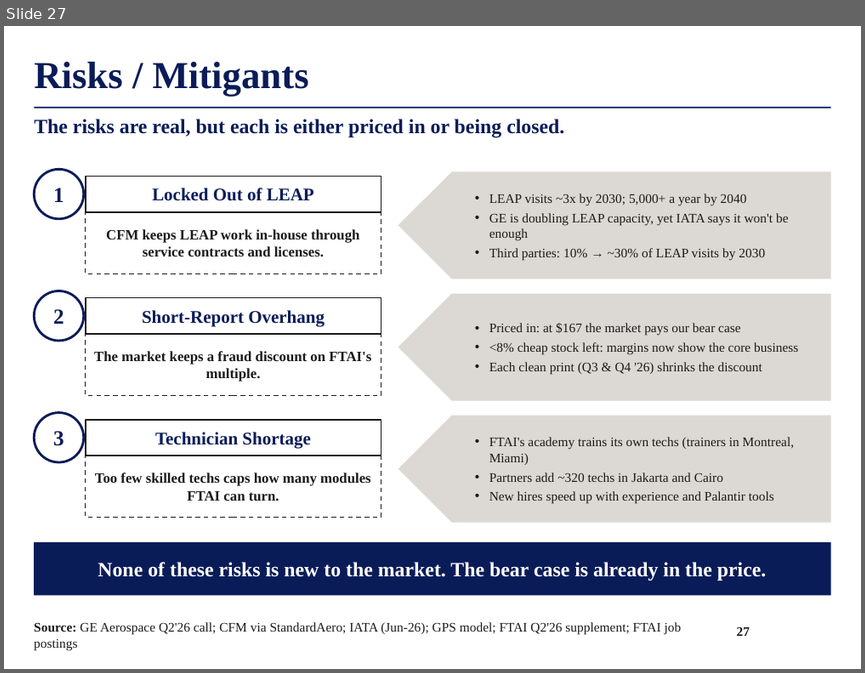
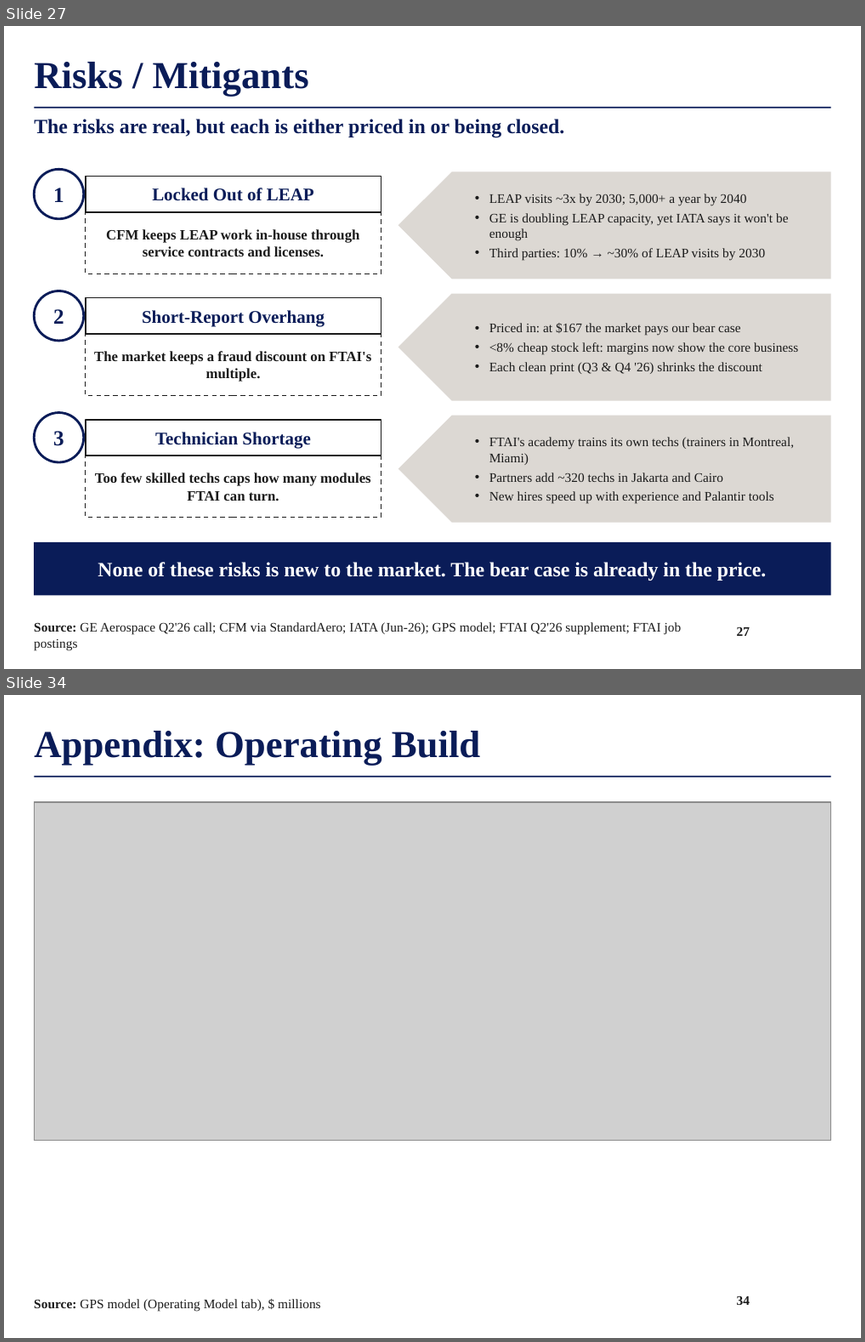
Before and after one commit to maxlsmls-dot/SPOT, a slide deck: deck/FTAI_Long_Pitch.pptx. Shown one above the other, each under a label of ours: slide 27 before the commit, slides 27 and 34 after it; the slides between them are not shown. The pictures are 865x673 and 865x1342 pixels, drawn with LibreOffice and Linux fonts; fonts in the diff are those of the drawing; grey boxes stand for pictures; background and template pictures are left out. Boxes give left, top, right and bottom in pixels: in the first picture for what was removed or moved away, otherwise in the second. Text is boxed around its words. In the diff, an @@ line names an element or a change of style, - is before the commit and + after.

```diff
--- a/deck/FTAI_Long_Pitch.pptx
+++ b/deck/FTAI_Long_Pitch.pptx
@@ slide 34 added at (4,695,861,1338), background #FFFFFF; not listed: 1 template element that a slide beside it also shows @@
@@ title added at (34,731,481,765), 32 pt, text #0A1C58, bold @@
+Appendix: Operating Build
@@ picture added at (34,802,831,1140) @@
@@ text added at (34,1299,321,1311), 11 pt, text #1A1A1A @@
+Source: GPS model (Operating Model tab), $ millions
@@ page number added at (737,1295,749,1304), 11 pt, text #1A1A1A, bold @@
+34
```
Also in this commit, not shown: 9 other slides added, 12 other files.
